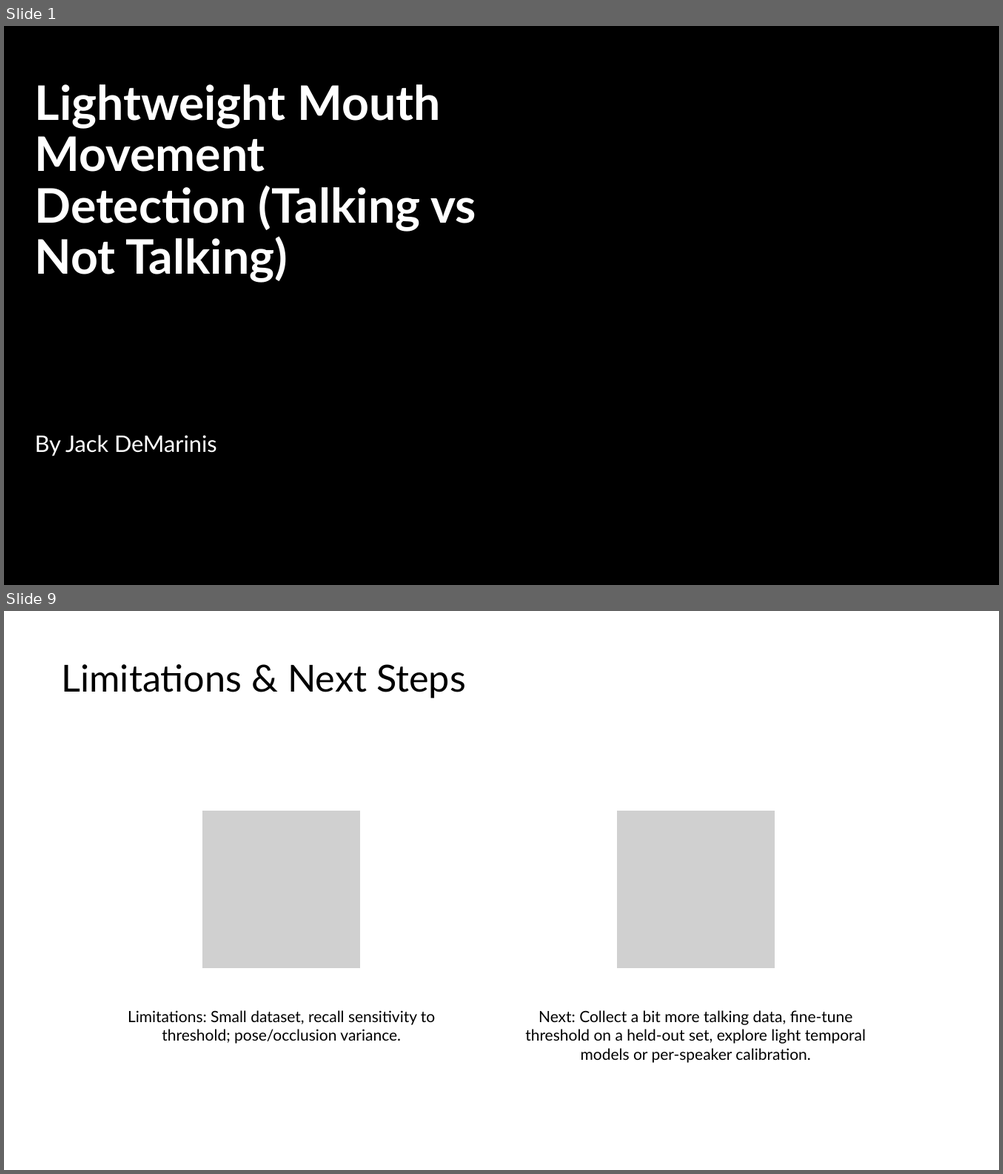
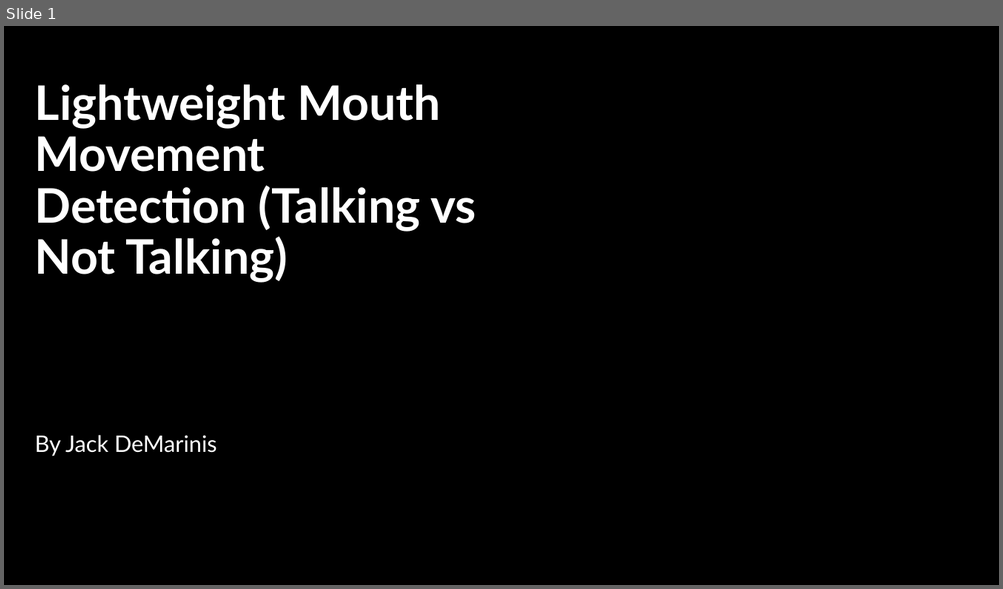
Before and after one commit to jackdemarinis/mouthMovementDetection, a slide deck: Lightweight Mouth Movement Detection (Talking vs Not.pptx. Shown one above the other, each under a label of ours: slides 1 and 9 before the commit, slide 1 after it; the slides between them are not shown. The pictures are 1003x1174 and 1003x589 pixels, drawn with LibreOffice and Linux fonts; fonts in the diff are those of the drawing; grey boxes stand for pictures; background and template pictures are left out. Boxes give left, top, right and bottom in pixels: in the first picture for what was removed or moved away, otherwise in the second. Text is boxed around its words. In the diff, an @@ line names an element or a change of style, - is before the commit and + after.

```diff
--- a/Lightweight Mouth Movement Detection (Talking vs Not.pptx
+++ b/Lightweight Mouth Movement Detection (Talking vs Not.pptx
@@ slide 9 removed at (4,611,999,1170), background #FFFFFF @@
@@ title removed at (62,664,466,698) @@
-Limitations & Next Steps
@@ group removed at (128,810,865,1063): 2 pictures, 2 texts @@
-Limitations: Small dataset, recall sensitivity to threshold; pose/occlusion variance.
-Next: Collect a bit more talking data, fine-tune threshold on a held-out set, explore light temporal models or per-speaker calibration.
```
Also in this commit, not shown: 13 slides added, 8 other slides removed, 1 other file.
